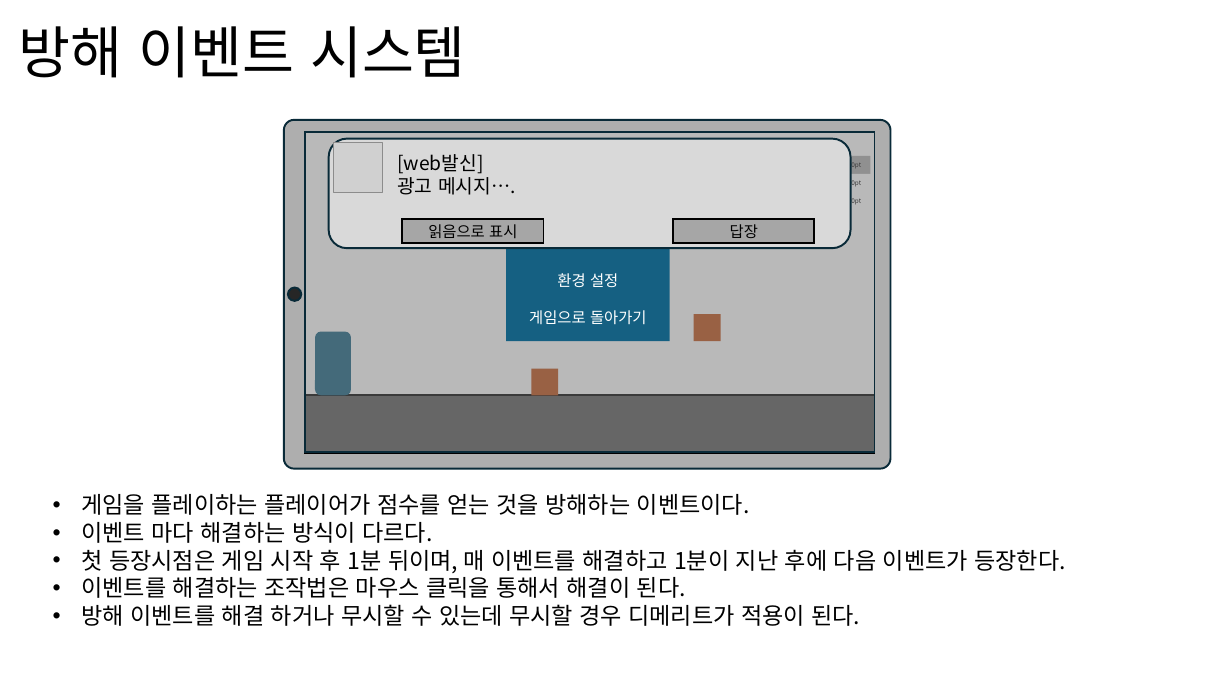
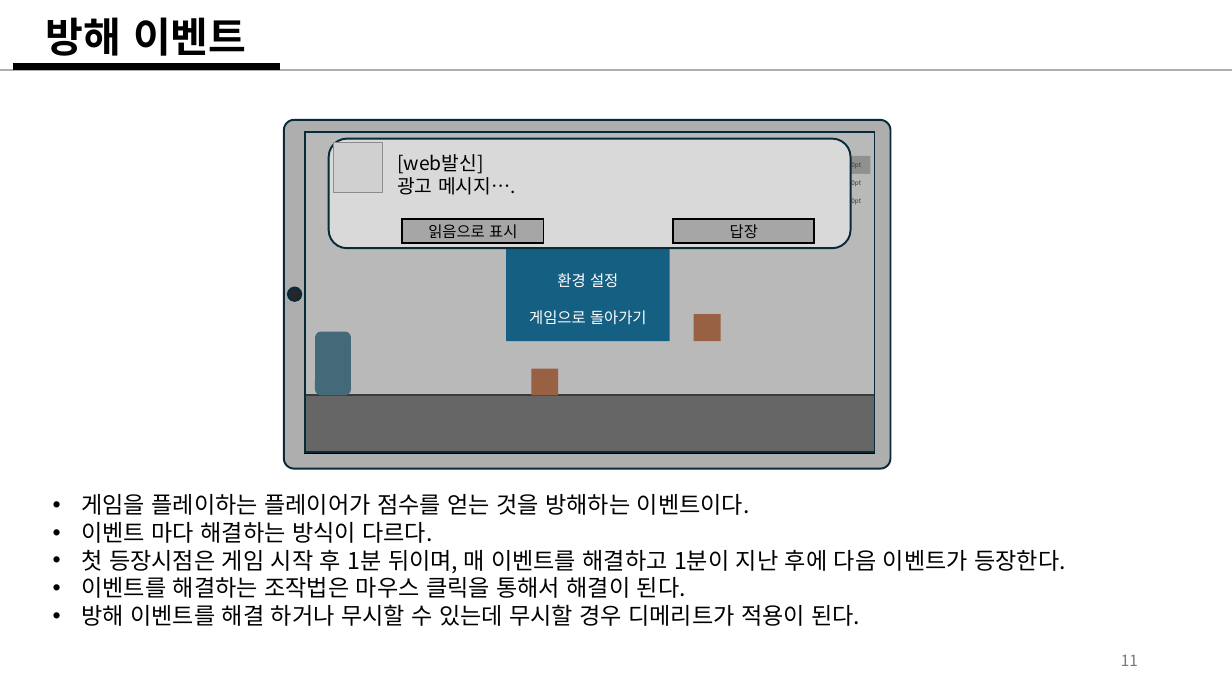
Before and after one commit to weariness00/Mandle_10Minute_Game, a slide deck: slide 11 of document/Please Leave me alone!.pptx (slide 9 before the commit). Drawn at 1232x693 pixels with LibreOffice and Linux fonts; fonts in the diff are those of the drawing; grey boxes stand for pictures. Boxes give left, top, right and bottom in pixels: in the first picture for what was removed or moved away, otherwise in the second. Text is boxed around its words. In the diff, an @@ line names an element or a change of style, - is before the commit and + after.

```diff
--- a/document/Please Leave me alone!.pptx
+++ b/document/Please Leave me alone!.pptx
@@ text at (46,17,246,56): text changed; size 44 to 32 pt; bold on @@
-방해 이벤트 시스템
+방해 이벤트
@@ line added from (0, 70) to (1232, 70), #AEAEAE 1.5 pt @@
@@ line added from (13, 67) to (280, 67), #000000 6 pt @@
@@ page number added at (1121,655,1138,666), 12 pt, text #797979 @@
+11
```
Also in this commit, not shown: 17 other slides changed, 2 slides added, 2 slides removed.
